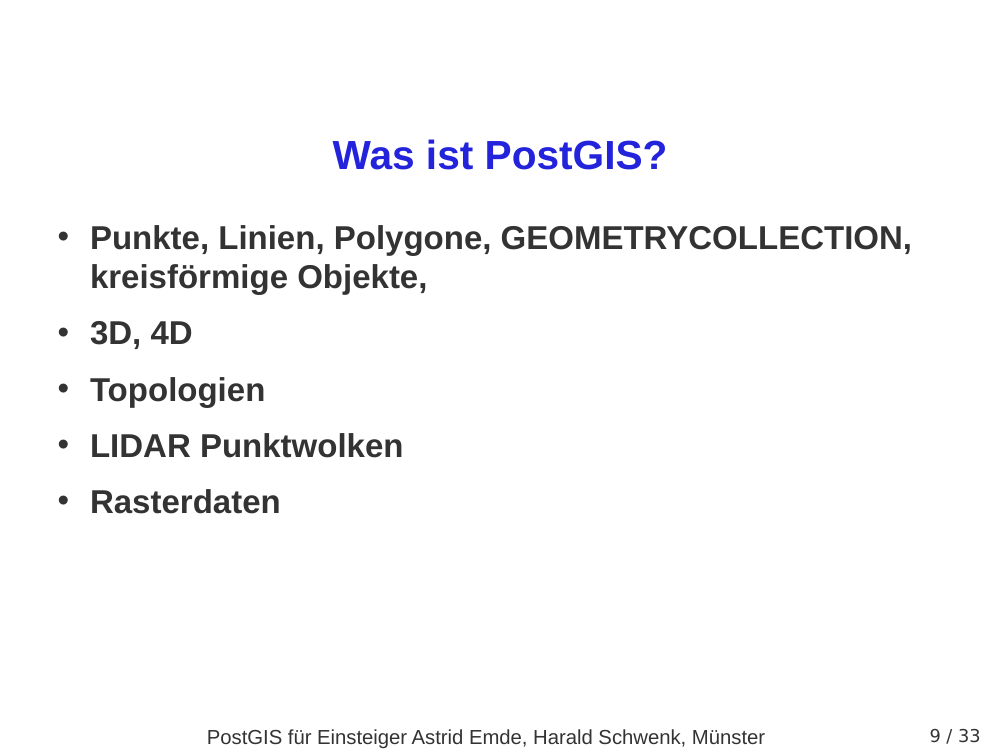
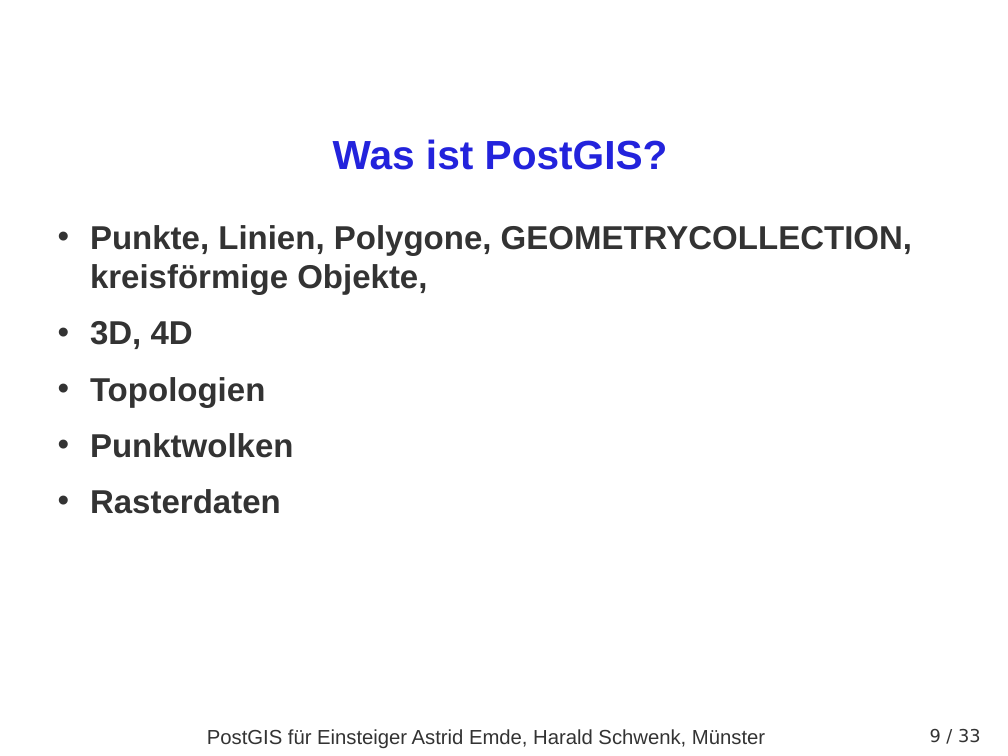
Before and after one commit to astroidex/presentations, a slide deck: slide 9 of FOSSGIS2015/PostGIS_fuer_Einsteiger/FOSSGIS2015_PostGIS_fuer_Einsteiger_AEmde_HSchwenk.odp. Drawn at 1008x756 pixels with LibreOffice and Linux fonts; fonts in the diff are those of the drawing; background and template pictures are left out. Boxes give left, top, right and bottom in pixels: in the first picture for what was removed or moved away, otherwise in the second. Text is boxed around its words. In the diff, an @@ line names an element or a change of style, - is before the commit and + after.

```diff
--- a/FOSSGIS2015/PostGIS_fuer_Einsteiger/FOSSGIS2015_PostGIS_fuer_Einsteiger_AEmde_HSchwenk.odp
+++ b/FOSSGIS2015/PostGIS_fuer_Einsteiger/FOSSGIS2015_PostGIS_fuer_Einsteiger_AEmde_HSchwenk.odp
@@ text at bbox=[90, 433, 294, 458]: text changed @@
-• LIDAR Punktwolken
+• Punktwolken
```
Also in this commit, not shown: 1 other slide changed, 1 other file.
